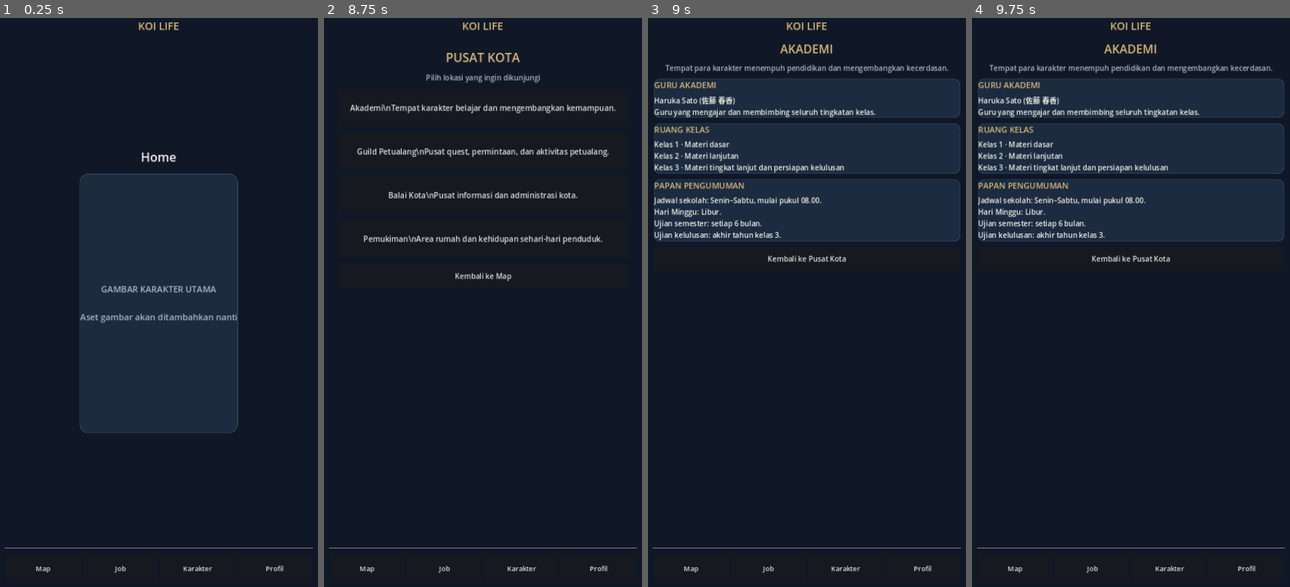
Above: before the commit, frames 1-4 (left to right).
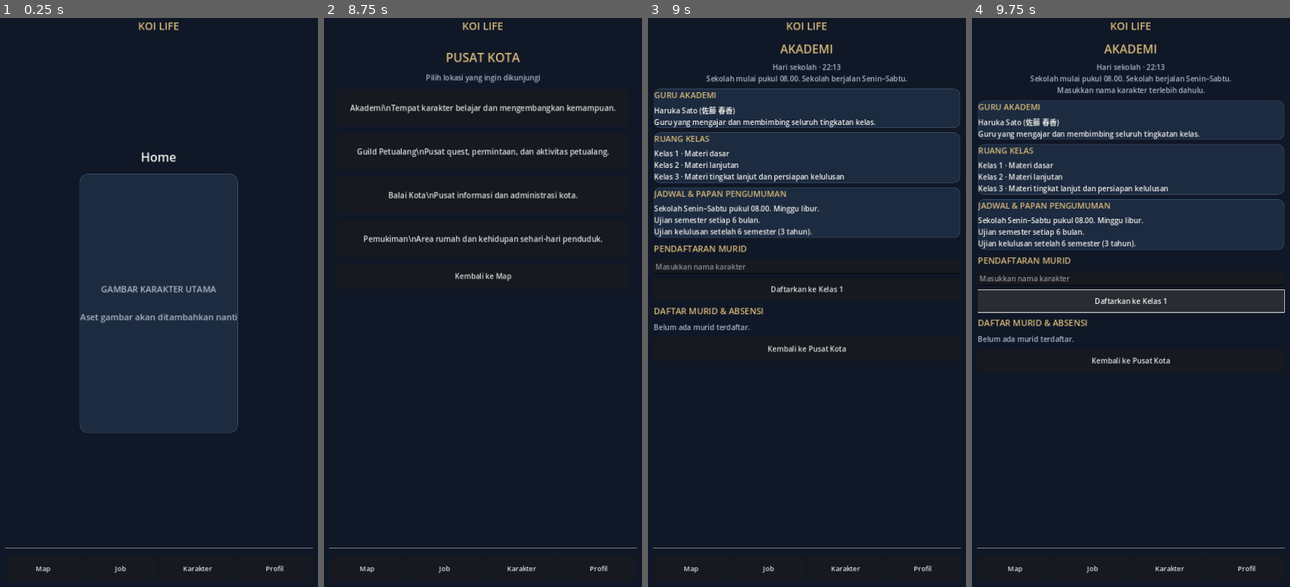
Above: after the commit, the same moments.

Repository: Koidyavol/Koikingdom
Game: Godot game, scene res://scenes/main.tscn
The game is run twice, just before and just after one commit, with the same random seed, the same clock (stepped at 60 frames per second) and the same inputs.
Inputs (mouse positions are in pixels of both pictures, inside the frame that each line leads up to):
- Up to frame 1 (0.25 s): no input
- Up to frame 2 (8.75 s): click "Map" at 0.5 s; click "Karakter" at 1.25 s; click "Bicara" at 2 s; click "Kirim" at 2.75 s; click "Kembali" at 3.5 s; click "Profil Guru" at 4.25 s; click "Kembali ke Karakter" at 5 s; click "Job" at 5.75 s; click "Profil" at 6.5 s; click "Map" at 7.25 s; click "PUSAT KOTA" at 8 s
- Up to frame 3 (9 s): click "Akademi\nTempat karakter bela…" at 8.75 s
- Up to frame 4 (9.75 s): click (1131, 291) at 9.5 s, where only the run after the commit has a clickable "Daftarkan ke Kelas 1"

Frames 1-2 are identical in both runs. In frame 3, 12% of the frame differs, in the area x 1-99%, y 8-59%; in frame 4, 19%, in the area x 1-99%, y 8-61%.

Commit message:
Implement academy registration attendance IQ and semester progression

Diff:
--- a/scripts/main.gd
+++ b/scripts/main.gd
@@ -16,6 +16,8 @@
 var chat_input: LineEdit
 var map_dragging := false
 var map_drag_last := Vector2.ZERO
+var academy_data: Dictionary = {"students": {}, "last_school_check": ""}
+var academy_status_label: Label
 
 const NPC_DATA := {
 	"name": "Aiko Nakamura",
@@ -27,6 +29,13 @@
 
 func _ready() -> void:
 	_build_shell()
+	_load_academy_data()
+	_check_academy_schedule()
+	var academy_timer := Timer.new()
+	academy_timer.wait_time = 30.0
+	academy_timer.timeout.connect(_check_academy_schedule)
+	academy_timer.autostart = true
+	add_child(academy_timer)
 	_show_page("Home")
 
 func _build_shell() -> void:
@@ -308,7 +317,7 @@
 
 	var layout := VBoxContainer.new()
 	layout.size_flags_horizontal = Control.SIZE_EXPAND_FILL
-	layout.add_theme_constant_override("separation", 12)
+	layout.add_theme_constant_override("separation", 10)
 	scroll.add_child(layout)
 
 	var title := Label.new()
@@ -318,24 +327,225 @@
 	title.add_theme_font_size_override("font_size", 26)
 	layout.add_child(title)
 
-	var intro := Label.new()
-	intro.text = "Tempat para karakter menempuh pendidikan dan mengembangkan kecerdasan."
-	intro.horizontal_alignment = HORIZONTAL_ALIGNMENT_CENTER
-	intro.autowrap_mode = TextServer.AUTOWRAP_WORD_SMART
-	intro.add_theme_color_override("font_color", TEXT_MUTED)
-	layout.add_child(intro)
+	academy_status_label = Label.new()
+	academy_status_label.horizontal_alignment = HORIZONTAL_ALIGNMENT_CENTER
+	academy_status_label.autowrap_mode = TextServer.AUTOWRAP_WORD_SMART
+	academy_status_label.add_theme_color_override("font_color", TEXT_MUTED)
+	layout.add_child(academy_status_label)
+	_update_academy_status()
 
 	_add_academy_section(layout, "GURU AKADEMI", "Haruka Sato (佐藤 春香)\nGuru yang mengajar dan membimbing seluruh tingkatan kelas.")
-
 	_add_academy_section(layout, "RUANG KELAS", "Kelas 1 · Materi dasar\nKelas 2 · Materi lanjutan\nKelas 3 · Materi tingkat lanjut dan persiapan kelulusan")
-
-	_add_academy_section(layout, "PAPAN PENGUMUMAN", "Jadwal sekolah: Senin–Sabtu, mulai pukul 08.00.\nHari Minggu: Libur.\nUjian semester: setiap 6 bulan.\nUjian kelulusan: akhir tahun kelas 3.")
+	_add_academy_section(layout, "JADWAL & PAPAN PENGUMUMAN", "Sekolah Senin–Sabtu pukul 08.00. Minggu libur.\nUjian semester setiap 6 bulan.\nUjian kelulusan setelah 6 semester (3 tahun).")
+
+	var registration_title := Label.new()
+	registration_title.text = "PENDAFTARAN MURID"
+	registration_title.add_theme_color_override("font_color", ACCENT)
+	registration_title.add_theme_font_size_override("font_size", 19)
+	layout.add_child(registration_title)
+
+	var name_input := LineEdit.new()
+	name_input.placeholder_text = "Masukkan nama karakter"
+	name_input.size_flags_horizontal = Control.SIZE_EXPAND_FILL
+	layout.add_child(name_input)
+
+	var register_button := Button.new()
+	register_button.text = "Daftarkan ke Kelas 1"
+	register_button.custom_minimum_size = Vector2(0, 48)
+	register_button.pressed.connect(_register_academy_student.bind(name_input))
+	layout.add_child(register_button)
+
+	var attendance_title := Label.new()
+	attendance_title.text = "DAFTAR MURID & ABSENSI"
+	attendance_title.add_theme_color_override("font_color", ACCENT)
+	attendance_title.add_theme_font_size_override("font_size", 19)
+	layout.add_child(attendance_title)
+
+	var student_list := VBoxContainer.new()
+	student_list.name = "AcademyStudentList"
+	student_list.add_theme_constant_override("separation", 8)
+	layout.add_child(student_list)
+	_refresh_academy_student_list(student_list)
 
 	var back := Button.new()
 	back.text = "Kembali ke Pusat Kota"
 	back.custom_minimum_size = Vector2(0, 52)
 	back.pressed.connect(_open_city_center)
 	layout.add_child(back)
+
+
+func _load_academy_data() -> void:
+	var config := ConfigFile.new()
+	if config.load("user://academy.cfg") == OK:
+		var saved = config.get_value("academy", "data", {"students": {}, "last_school_check": ""})
+		if saved is Dictionary:
+			academy_data = saved
+	if not academy_data.has("students") or not academy_data["students"] is Dictionary:
+		academy_data["students"] = {}
+
+
+func _save_academy_data() -> void:
+	var config := ConfigFile.new()
+	config.set_value("academy", "data", academy_data)
+	var error := config.save("user://academy.cfg")
+	if error != OK:
+		push_warning("Gagal menyimpan data Akademi: " + str(error))
+
+
+func _register_academy_student(name_input: LineEdit) -> void:
+	var student_name := name_input.text.strip_edges()
+	if student_name.is_empty():
+		_update_academy_status("Masukkan nama karakter terlebih dahulu.")
+		return
+	var students: Dictionary = academy_data["students"]
+	if students.has(student_name):
+		_update_academy_status(student_name + " sudah terdaftar di Akademi.")
+		return
+	var now := Time.get_datetime_dict_from_system()
+	students[student_name] = {
+		"name": student_name,
+		"class_level": 1,
+		"semester": 1,
+		"iq": 10,
+		"enrolled_date": "%04d-%02d-%02d" % [now.year, now.month, now.day],
+		"last_attendance": "",
+		"attendance": [],
+		"exam_results": [],
+		"status": "Aktif"
+	}
+	academy_data["students"] = students
+	_save_academy_data()
+	name_input.clear()
+	_update_academy_status(student_name + " berhasil didaftarkan ke Kelas 1.")
+	_open_academy()
+
+
+func _check_academy_schedule() -> void:
+	if academy_data.is_empty() or not academy_data.has("students"):
+		return
+	var now := Time.get_datetime_dict_from_system()
+	if now.hour < 8 or now.weekday == 0:
+		return
+	var today := "%04d-%02d-%02d" % [now.year, now.month, now.day]
+	if str(academy_data.get("last_school_check", "")) == today:
+		return
+	var students: Dictionary = academy_data["students"]
+	for student_name in students.keys():
+		var student: Dictionary = students[student_name]
+		if str(student.get("status", "Aktif")) != "Aktif":
+			continue
+		if str(student.get("last_attendance", "")) == today:
+			continue
+		var attendance: Array = student.get("attendance", [])
+		attendance.append({"date": today, "status": "Hadir"})
+		student["attendance"] = attendance
+		student["last_attendance"] = today
+		student["iq"] = int(student.get("iq", 10)) + 1
+		students[student_name] = student
+	academy_data["students"] = students
+	academy_data["last_school_check"] = today
+	_process_academy_exams(now)
+	_save_academy_data()
+	if current_page == "Map" or current_page == "Karakter":
+		return
+	if current_page == "Home":
+		return
+	if academy_status_label != null and is_instance_valid(academy_status_label):
+		_update_academy_status("Kegiatan sekolah hari ini telah dicatat.")
+
+
+func _process_academy_exams(now: Dictionary) -> void:
+	var students: Dictionary = academy_data["students"]
+	var current_date := "%04d-%02d-%02d" % [now.year, now.month, now.day]
+	for student_name in students.keys():
+		var student: Dictionary = students[student_name]
+		if str(student.get("status", "Aktif")) != "Aktif":
+			continue
+		var enrolled := str(student.get("enrolled_date", current_date))
+		var elapsed_months := _months_between(enrolled, current_date)
+		var target_semester := int(floor(float(elapsed_months) / 6.0)) + 1
+		while int(student.get("semester", 1)) < target_semester and int(student.get("semester", 1)) <= 6:
+			var attendance: Array = student.get("attendance", [])
+			var total_days := maxi(1, elapsed_months * 26 / 12)
+			var attendance_rate := minf(1.0, float(attendance.size()) / float(total_days))
+			var exam_score := int(round(60.0 + attendance_rate * 40.0))
+			var results: Array = student.get("exam_results", [])
+			results.append({"semester": int(student.get("semester", 1)), "score": exam_score, "passed": exam_score >= 75})
+			student["exam_results"] = results
+			if exam_score >= 75:
+				var next_semester := int(student.get("semester", 1)) + 1
+				student["semester"] = next_semester
+				student["class_level"] = int(ceil(float(next_semester) / 2.0))
+				if next_semester > 6:
+					student["status"] = "Lulus"
+			else:
+				break
+		students[student_name] = student
+	academy_data["students"] = students
+
+
+func _months_between(start_date: String, end_date: String) -> int:
+	var a := start_date.split("-")
+	var b := end_date.split("-")
+	if a.size() != 3 or b.size() != 3:
+		return 0
+	var months := (int(b[0]) - int(a[0])) * 12 + int(b[1]) - int(a[1])
+	if int(b[2]) < int(a[2]):
+		months -= 1
+	return maxi(0, months)
+
+
+func _refresh_academy_student_list(container: VBoxContainer) -> void:
+	for child in container.get_children():
+		container.remove_child(child)
+		child.queue_free()
+	var students: Dictionary = academy_data.get("students", {})
+	if students.is_empty():
+		var empty := Label.new()
+		empty.text = "Belum ada murid terdaftar."
+		empty.add_theme_color_override("font_color", TEXT_MUTED)
+		container.add_child(empty)
+		return
+	for student_name in students.keys():
+		var student: Dictionary = students[student_name]
+		var card := PanelContainer.new()
+		var style := StyleBoxFlat.new()
+		style.bg_color = PANEL
+		style.set_corner_radius_all(12)
+		card.add_theme_stylebox_override("panel", style)
+		container.add_child(card)
+		var details := VBoxContainer.new()
+		details.add_theme_constant_override("separation", 4)
+		card.add_child(details)
+		var title := Label.new()
+		title.text = str(student_name) + " · Kelas " + str(student.get("class_level", 1))
+		title.add_theme_color_override("font_color", ACCENT)
+		details.add_child(title)
+		var attendance: Array = student.get("attendance", [])
+		var results: Array = student.get("exam_results", [])
+		var status := Label.new()
+		status.text = "Semester %s/6 · IQ %s · Hadir %s kali · %s" % [student.get("semester", 1), student.get("semester", 1) if student.get("status", "Aktif") == "Lulus" else 6, student.get("iq", 10), attendance.size(), student.get("status", "Aktif")]
+		status.add_theme_color_override("font_color", TEXT_MAIN)
+		details.add_child(status)
+		var history := Label.new()
+		history.text = "Absensi terakhir: %s" % str(student.get("last_attendance", "-"))
+		history.add_theme_color_override("font_color", TEXT_MUTED)
+		details.add_child(history)
+		if not results.is_empty():
+			var exam_label := Label.new()
+			var last_exam: Dictionary = results[results.size() - 1]
+			exam_label.text = "Nilai ujian terakhir: %s (%s)" % [last_exam.get("score", 0), "Lulus" if last_exam.get("passed", false) else "Belum lulus"]
+			exam_label.add_theme_color_override("font_color", TEXT_MUTED)
+			details.add_child(exam_label)
+
+
+func _update_academy_status(message: String = "") -> void:
+	if academy_status_label == null or not is_instance_valid(academy_status_label):
+		return
+	var now := Time.get_datetime_dict_from_system()
+	var school_day := "Libur (Minggu)" if now.weekday == 0 else "Hari sekolah"
+	var status_text := "%s · %02d:%02d\nSekolah mulai pukul 08.00. %s" % [school_day, now.hour, now.minute, "Minggu libur." if now.weekday == 0 else "Sekolah berjalan Senin–Sabtu."]
+	academy_status_label.text = status_text if message.is_empty() else status_text + "\n" + message
 
 
 func _add_academy_section(parent: VBoxContainer, heading: String, body: String) -> void:
